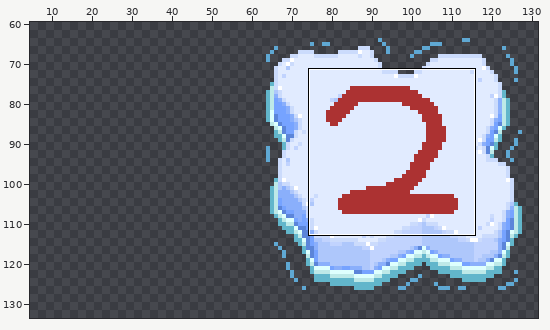
Two versions of one sprite sheet, Assets/Resources/Sprites/IceBerg_Size_2.png. Above, an overview of the earlier version with the close-up marked.
Close-up. Old version:
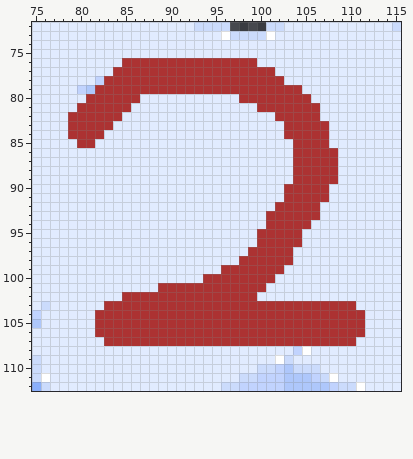
The file is 128x128 pixels. Shown: x 75..115, y 72..112. The old version is drawn lined up with the new one, on the new canvas. The wide view leaves out empty margins. The commit also changed other parts of the picture, which this record leaves out.
The result:
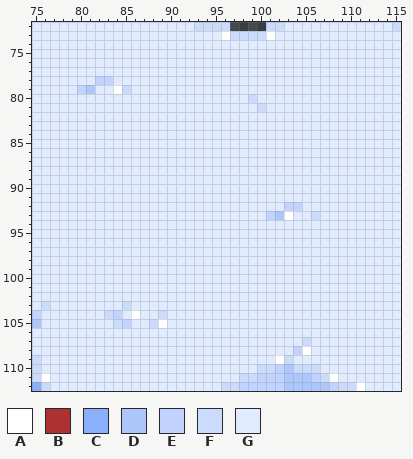
Palette (. is transparent): A #ffffff  B #ac3232  C #8aaffb  D #aec7fb  E #c1d3fe  F #cbdbfc  G #e1ebff
What changed:
{"change": "canvas 128x128 -> 192x192, the old top-left corner now at 32,32"}
{"y":76,"x":85,"old":"BBBBBBBBBBBBBBB","new":"GGGGGGGGGGGGGGG"}
{"y":77,"x":84,"old":"BBBBBBBBBBBBBBBBBB","new":"GGGGGGGGGGGGGGGGGG"}
{"y":78,"x":83,"old":"BBBBBBBBBBBBBBBBBBBB","new":"EGGGGGGGGGGGGGGGGGGG"}
{"y":79,"x":82,"old":"BBBBBBBBBBBBBBBBBBBBBBB","new":"GGAFGGGGGGGGGGGGGGGGGGG"}
{"y":80,"x":81,"old":"BBBBBB","new":"GGGGGG"}
{"y":80,"x":98,"old":"BBBBBBBB","new":"GFGGGGGG"}
{"y":81,"x":80,"old":"BBBBBB","new":"GGGGGG"}
{"y":81,"x":100,"old":"BBBBBBB","new":"FGGGGGG"}
{"y":82,"x":79,"old":"BBBBBB","new":"GGGGGG"}
{"y":82,"x":102,"old":"BBBBB","new":"GGGGG"}
{"y":83,"x":79,"old":"BBBBB","new":"GGGGG"}
{"y":83,"x":103,"old":"BBBBB","new":"GGGGG"}
{"y":84,"x":79,"old":"BBBB","new":"GGGG"}
{"y":84,"x":103,"old":"BBBBB","new":"GGGGG"}
{"y":85,"x":80,"old":"BB","new":"GG"}
{"y":85,"x":104,"old":"BBBB","new":"GGGG"}
{"y":86,"x":104,"old":"BBBBB","new":"GGGGG"}
{"y":87,"x":104,"old":"BBBBB","new":"GGGGG"}
{"y":88,"x":104,"old":"BBBBB","new":"GGGGG"}
{"y":89,"x":104,"old":"BBBBB","new":"GGGGG"}
{"y":90,"x":103,"old":"BBBBB","new":"GGGGG"}
{"y":91,"x":103,"old":"BBBBB","new":"GGGGG"}
{"y":92,"x":102,"old":"BBBBB","new":"GEEGG"}
{"y":93,"x":101,"old":"BBBBBB","new":"EDAGGF"}
{"y":94,"x":101,"old":"BBBBB","new":"GGGGG"}
{"y":95,"x":100,"old":"BBBBB","new":"GGGGG"}
{"y":96,"x":100,"old":"BBBBB","new":"GGGGG"}
{"y":97,"x":99,"old":"BBBBB","new":"GGGGG"}
{"y":98,"x":98,"old":"BBBBBB","new":"GGGGGG"}
{"y":99,"x":96,"old":"BBBBBBB","new":"GGGGGGG"}
{"y":100,"x":94,"old":"BBBBBBBB","new":"GGGGGGGG"}
{"y":101,"x":89,"old":"BBBBBBBBBBBB","new":"GGGGGGGGGGGG"}
{"y":102,"x":85,"old":"BBBBBBBBBBBBBBB","new":"GGGGGGGGGGGGGGG"}
{"y":103,"x":83,"old":"BBBBBBBBBBBBBBBBBBBBBBBBBBBB","new":"GGFGGGGGGGGGGGGGGGGGGGGGGGGG"}
{"y":104,"x":82,"old":"BBBBBBBBBBBBBBBBBBBBBBBBBBBBBB","new":"GFEGAGGFGGGGGGGGGGGGGGGGGGGGGG"}
{"y":105,"x":82,"old":"BBBBBBBBBBBBBBBBBBBBBBBBBBBBBB","new":"GGFEGGFAGGGGGGGGGGGGGGGGGGGGGG"}
{"y":106,"x":82,"old":"BBBBBBBBBBBBBBBBBBBBBBBBBBBBBB","new":"GGGGGGGGGGGGGGGGGGGGGGGGGGGGGG"}
{"y":107,"x":83,"old":"BBBBBBBBBBBBBBBBBBBBBBBBBBBB","new":"GGGGGGGGGGGGGGGGGGGGGGFGGGGG"}
{"label":"changed","picture_box":[68,58,365,346]}
